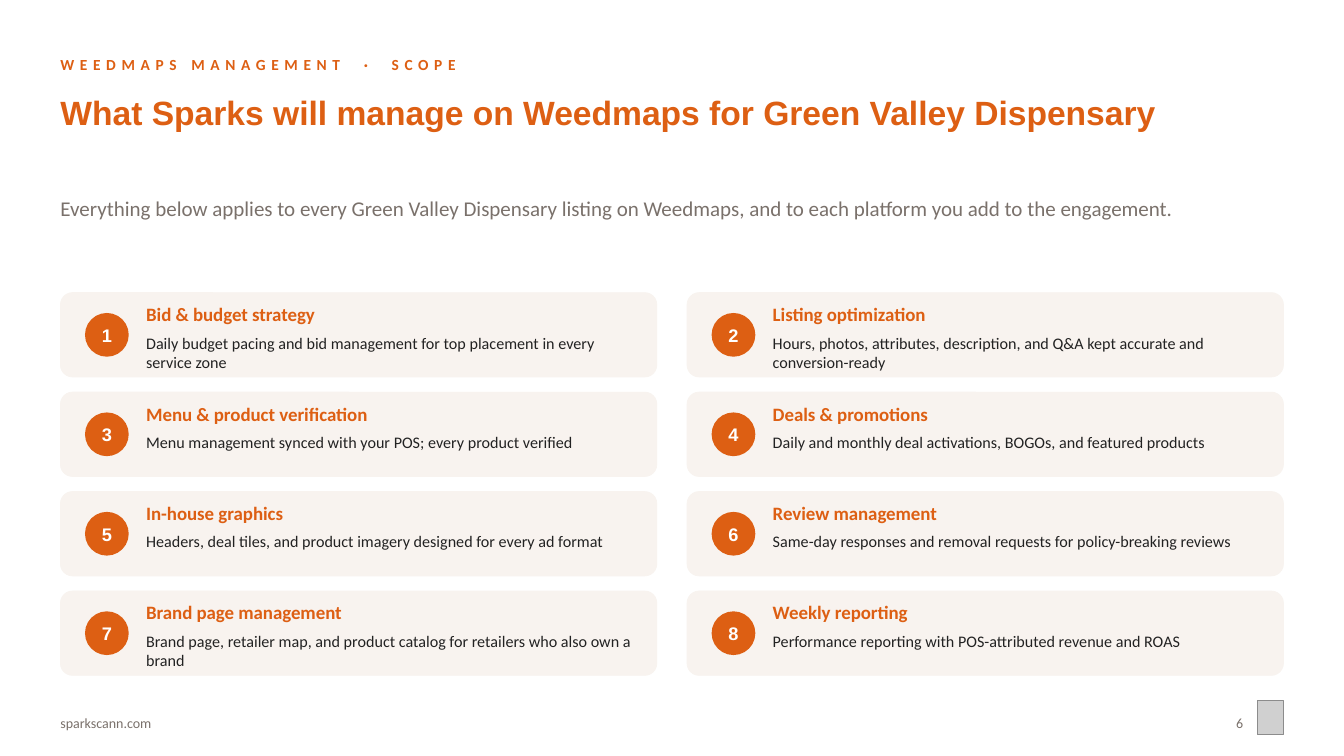
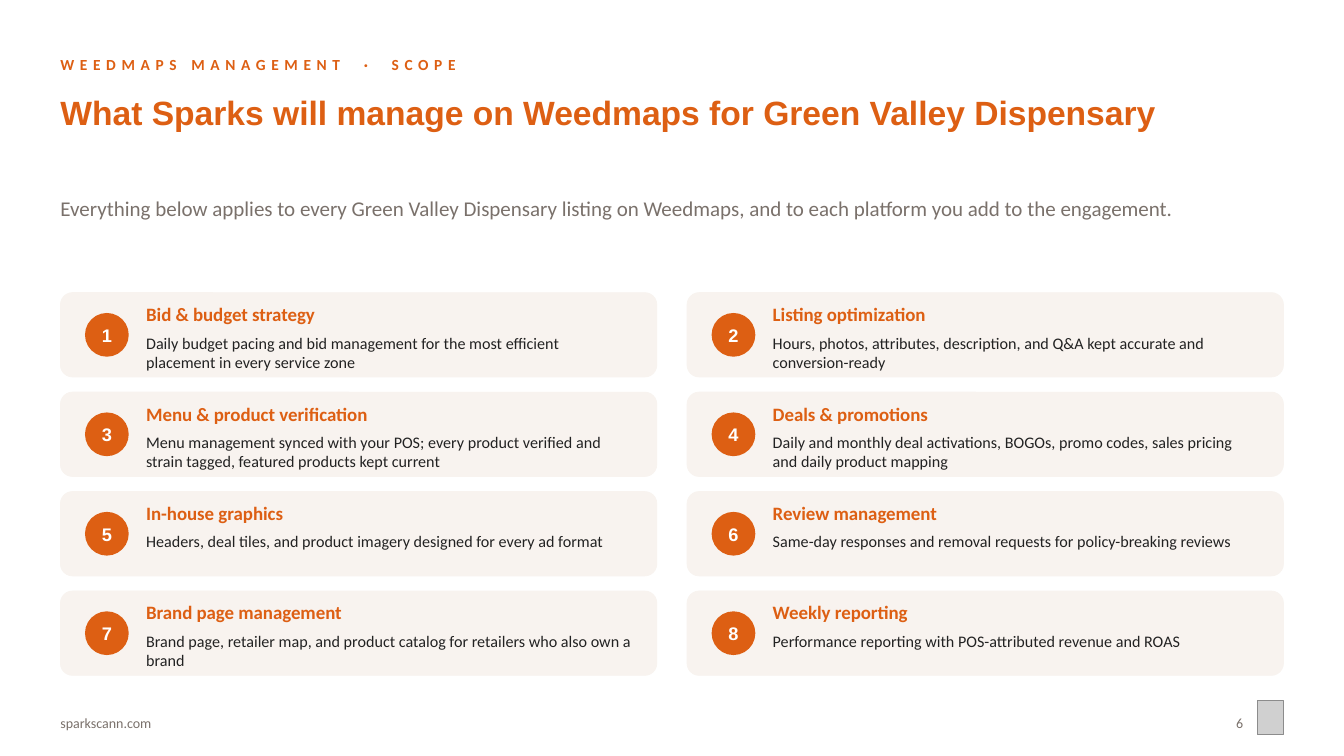
Before and after one commit to sparksmanagement/pitchdeckspecialist, a slide deck: slide 6 of decks/Sparks-x-example-green-valley.pptx. Drawn at 1344x756 pixels with LibreOffice and Linux fonts; fonts in the diff are those of the drawing; grey boxes stand for pictures. Boxes give left, top, right and bottom in pixels: in the first picture for what was removed or moved away, otherwise in the second. Text is boxed around its words. In the diff, an @@ line names an element or a change of style, - is before the commit and + after.

```diff
--- a/decks/Sparks-x-example-green-valley.pptx
+++ b/decks/Sparks-x-example-green-valley.pptx
@@ text at (x1=146, y1=337, x2=559, y2=371): text changed @@
-Daily budget pacing and bid management for top placement in every service zone
+Daily budget pacing and bid management for the most efficient placement in every service zone
@@ text at (x1=146, y1=436, x2=601, y2=470): text changed @@
-Menu management synced with your POS; every product verified
+Menu management synced with your POS; every product verified and strain tagged, featured products kept current
@@ text at (x1=773, y1=436, x2=1232, y2=470): text changed @@
-Daily and monthly deal activations, BOGOs, and featured products
+Daily and monthly deal activations, BOGOs, promo codes, sales pricing and daily product mapping
```
Also in this commit, not shown: 1 other file.
